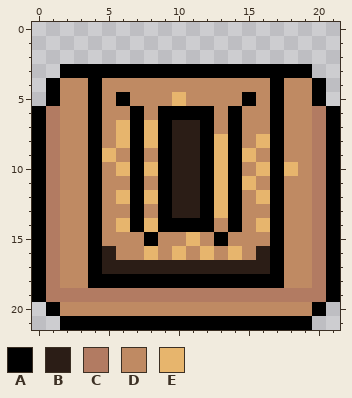
Pixel-art file -- inscryption/entities/slots/new/draw_card_down.aseprite. This is how it looked before the edit.
22x22 pixels, 1 frame.
Palette (. is transparent): A #000000  B #2b1d16  C #b27b62  D #bf8a63  E #e7b56d
After the commit:
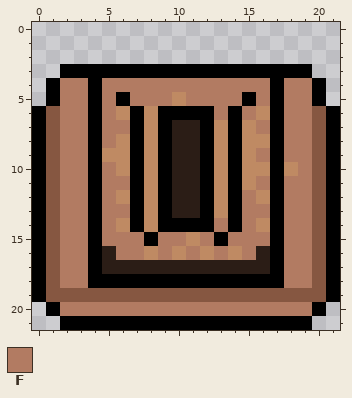
Colours new in this view: F #b27b62
The edit:
@@ palette @@
-C #b27b62
+C #865741
--- layer "Layer 1"
@@ x 0..21 @@
  3 ..AAAAAAAAAAAAAAAAAA..
- 4 .ADDADDDDDDDDDDDDADDA.
- 5 .ADDADADDDEDDDDADADDA.
- 6 ACDDADDADAAAADADDADDCA
- 7 ACDDADEAEABBADADDADDCA
- 8 ACDDADEAEABBAEADEADDCA
- 9 ACDDAEDADABBAEAEDADDCA
-10 ACDDADEAEABBAEADEAEDCA
-11 ACDDADDADABBAEAEDADDCA
-12 ACDDADEAEABBAEADEADDCA
-13 ACDDADDADABBAEADDADDCA
-14 ACDDADEAEAAAADADEADDCA
-15 ACDDADDDADDEDADDDADDCA
-16 ACDDABDDEDEDEDEDBADDCA
-17 ACDDABBBBBBBBBBBBADDCA
-18 ACDDAAAAAAAAAAAAAADDCA
+ 4 .AFFAFFFFFFFFFFFFAFFA.
+ 5 .AFFAFAFFFDFFFFAFAFFA.
+ 6 ACFFAFDADAAAAFAFDAFFCA
+ 7 ACFFAFFADABBADADFAFFCA
+ 8 ACFFAFDADABBADADDAFFCA
+ 9 ACFFADDADABBADADFAFFCA
+10 ACFFAFDADABBADADDADFCA
+11 ACFFAFFADABBADADFAFFCA
+12 ACFFAFDADABBADAFDAFFCA
+13 ACFFAFFADABBADAFFAFFCA
+14 ACFFAFDADAAAAFAFDAFFCA
+15 ACFFAFFFAFFDFAFFFAFFCA
+16 ACFFABFFDFDFDFDFBAFFCA
+17 ACFFABBBBBBBBBBBBAFFCA
+18 ACFFAAAAAAAAAAAAAAFFCA
 19 ACCCCCCCCCCCCCCCCCCCCA
-20 .ADDDDDDDDDDDDDDDDDDA.
+20 .AFFFFFFFFFFFFFFFFFFA.
 21 ..AAAAAAAAAAAAAAAAAA..
Where, in picture pixels (left, top, right, bottom), the same in both pictures:
changed: (46, 78, 326, 316)
